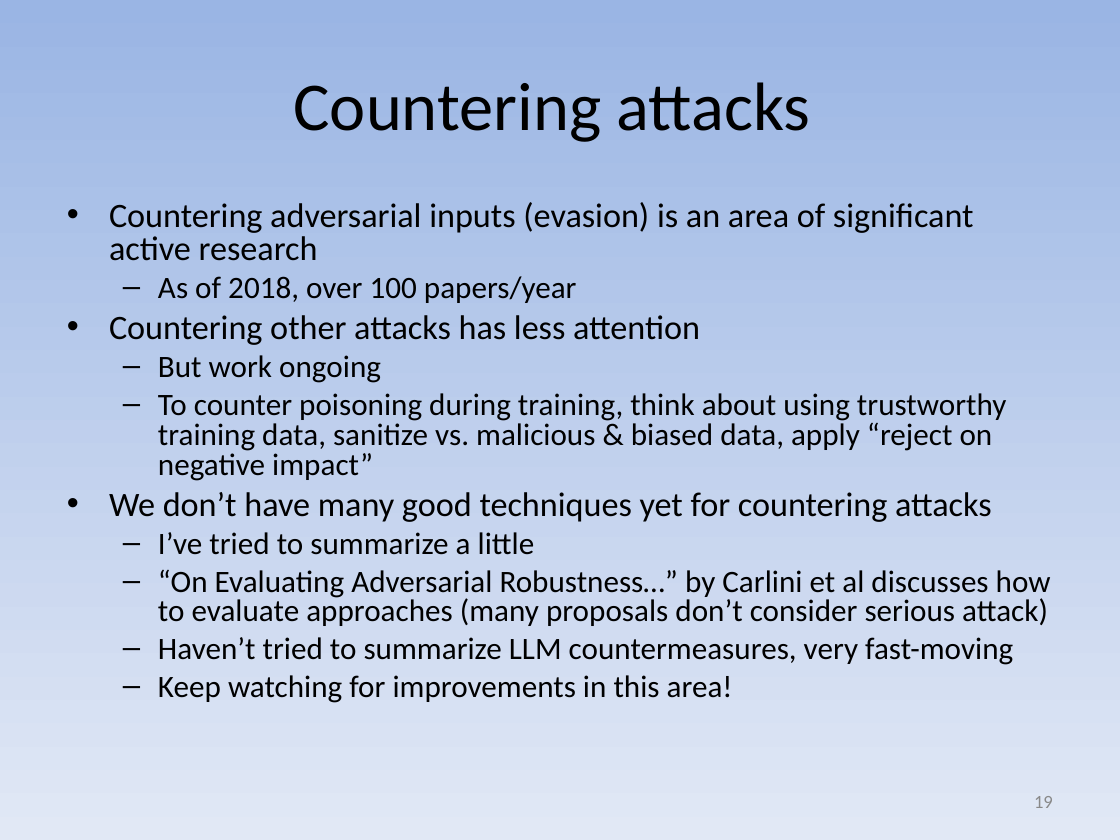
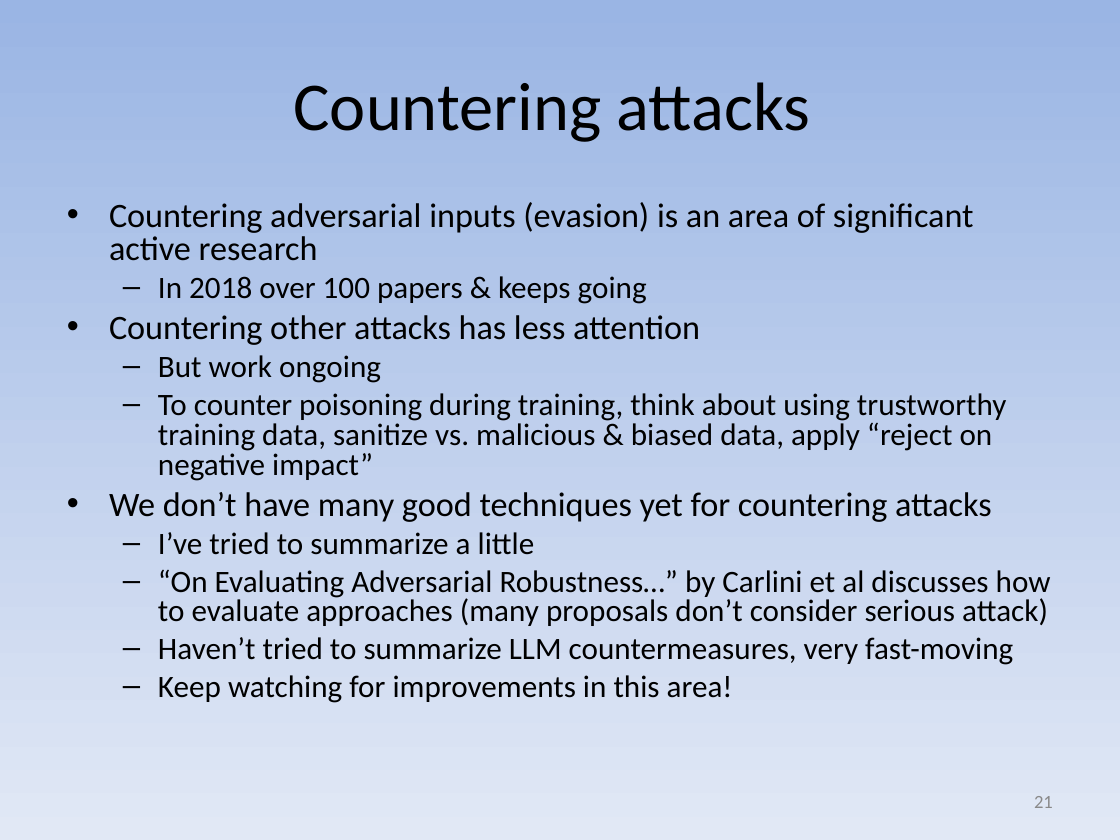
Before and after one commit to david-a-wheeler/david-a-wheeler.github.io, a slide deck: slide 21 of secure-class/presentations/AI-ML-Security.ppt (slide 19 before the commit). Drawn at 1120x840 pixels with LibreOffice and Linux fonts; fonts in the diff are those of the drawing. Boxes give left, top, right and bottom in pixels: in the first picture for what was removed or moved away, otherwise in the second. Text is boxed around its words. In the diff, an @@ line names an element or a change of style, - is before the commit and + after.

```diff
--- a/secure-class/presentations/AI-ML-Security.ppt
+++ b/secure-class/presentations/AI-ML-Security.ppt
@@ text at [158, 276, 647, 304]: text changed @@
-  – As of 2018, over 100 papers/year
+  – In 2018 over 100 papers & keeps going
@@ page number at [1034, 796, 1053, 808]: text changed @@
-19
+21
```
Also in this commit, not shown: 11 other slides changed, 3 slides added.
